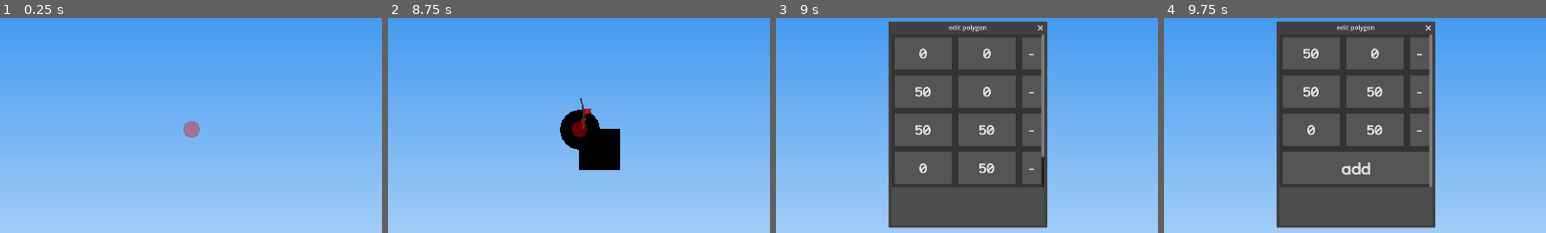
Above: before the commit, frames 1-4 (left to right).
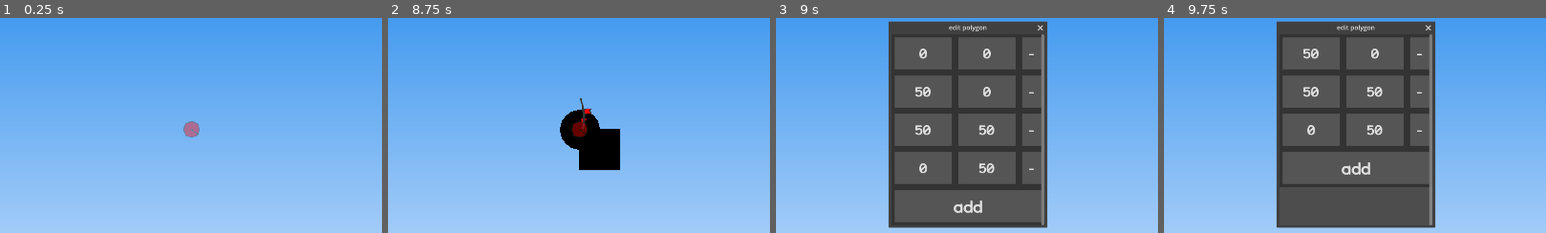
Above: after the commit, the same moments.

Repository: beatrixwashere/RedBallMakerPlus
Game: Godot game, scene res://scenes/main.tscn
Same seed, same stepped clock (60 frames per second), same inputs: the game is played once before the commit and once after it.
Inputs (mouse positions are % of the whole screen's width and height, from its top left):
- Up to frame 1 (0.25 s): no input
- Up to frame 2 (8.75 s): click (8, 86) at 0.5 s; click (8, 86) at 1.25 s; click (12, 86) at 2 s; click (12, 86) at 2.75 s; click (18, 86) at 3.5 s; click (18, 86) at 4.25 s; click (2, 86) at 5 s; click (2, 86) at 5.75 s; click "apply" at 6.5 s; click (8, 11) at 7.27 s; click (95, 22) at 8.02 s; type "12" at 8.1 s
- Up to frame 3 (9 s): click "edit" at 8.75 s
- Up to frame 4 (9.75 s): click "-" at 9.5 s
The pictures show only the part of the screen within x 25-75%, y 24-74%; the shares and areas given below are measured in that part.

Frames 1-2 are identical in both runs. In frame 3, 1.5% of the frame differs, in the area x 30-71%, y 64-97%; in frame 4, 0.1%.
Error in both runs: Out of bounds get index '-1' (on base: 'Dictionary') (res://scripts/main.gd:268)

Commit message:
make the scroll container fit the window

Diff:
--- a/scenes/block/edit_block.tscn
+++ b/scenes/block/edit_block.tscn
@@ -69,7 +69,7 @@
 
 [node name="container" type="ScrollContainer" parent="popup_polygon"]
 offset_right = 384.0
-offset_bottom = 384.0
+offset_bottom = 480.0
 vertical_scroll_mode = 2
 
 [node name="editlist" type="VBoxContainer" parent="popup_polygon/container"]
